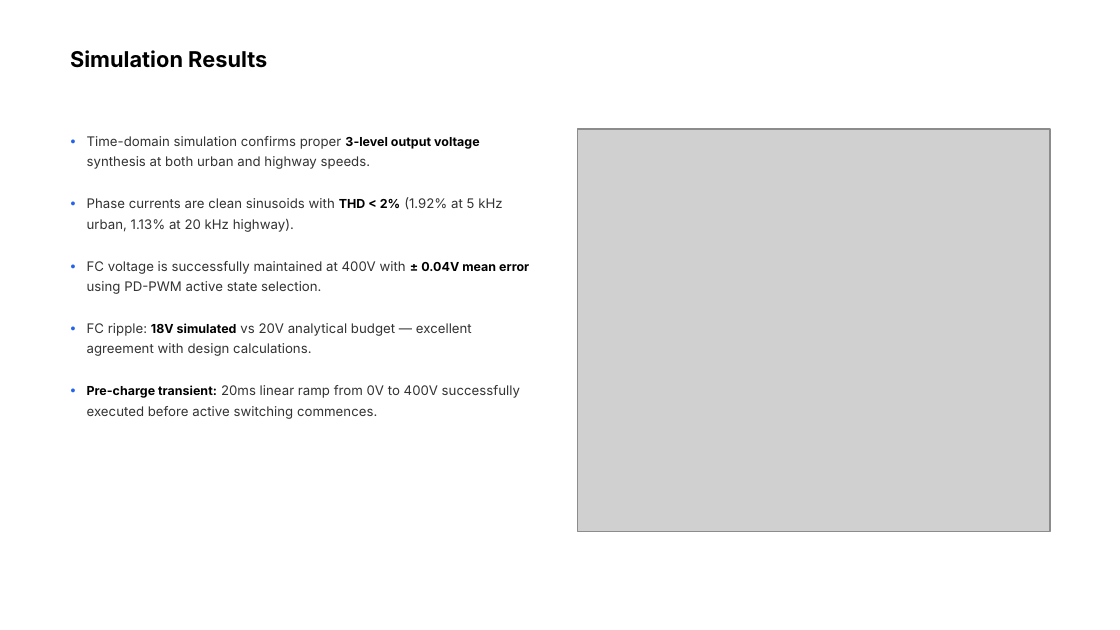
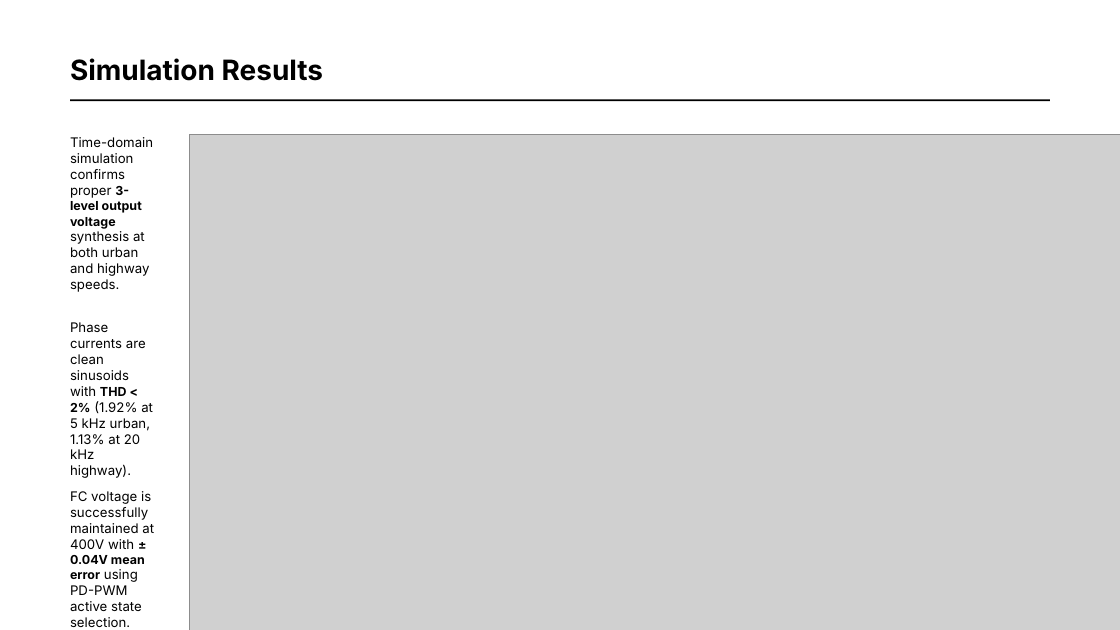
Before and after one commit to HayagreevSMeta/Inverter-Design, a slide deck: slide 12 of FC_Inverter_Presentation.pptx. Drawn at 1120x630 pixels with LibreOffice and Linux fonts; fonts in the diff are those of the drawing; grey boxes stand for pictures; background and template pictures are left out. Boxes give left, top, right and bottom in pixels: in the first picture for what was removed or moved away, otherwise in the second. Text is boxed around its words. In the diff, an @@ line names an element or a change of style, - is before the commit and + after.

Commit message:
Update PPT to latest presentation version with all design reasoning

```diff
--- a/FC_Inverter_Presentation.pptx
+++ b/FC_Inverter_Presentation.pptx
@@ text "Simulation Results": place and size @@
-text "Simulation Results" at (70,50,267,68)
+text "Simulation Results" at (70,58,323,81)
@@ text "Simulation Results" at (70,58,323,81): size 14 to 18 pt; line spacing 1.04 to 1 @@
@@ rectangle added at (69,100,1049,102), fill #000000 @@
@@ text "Time-domain simulation confirms proper 3-level ..." at (70,137,153,292): text colour #333333 to #000000 in "Time-domain simulation confirms proper synthesis at both ..."; line spacing 1.28 to 1 @@
@@ text removed at (69,129,76,151) @@
-•
@@ picture added at (190,134,1120,630) @@
@@ picture removed at (578,129,1051,531) @@
@@ text removed at (69,192,76,214) @@
-•
@@ text removed at (69,253,76,276) @@
-•
@@ text "Phase currents are clean sinusoids ...": place and size @@
-text "Phase currents are clean sinusoids ..." at (87,197,502,232)
+text "Phase currents are clean sinusoids ..." at (70,322,153,478)
@@ text "Phase currents are clean sinusoids ..." at (70,322,153,478): text colour #333333 to #000000; line spacing 1.28 to 1 @@
@@ text removed at (69,316,76,338) @@
-•
@@ text removed at (87,323,472,356) @@
-FC ripple: 18V simulated vs 20V analytical budget — excellent agreement with design calculations.
@@ text removed at (69,379,76,401) @@
-•
@@ text removed at (87,385,520,419) @@
-Pre-charge transient: 20ms linear ramp from 0V to 400V successfully executed before active switching commences.
@@ text "FC voltage is successfully maintained ...": place and size @@
-text "FC voltage is successfully maintained ..." at (87,261,529,294)
+text "FC voltage is successfully maintained ..." at (70,491,154,627)
@@ text "FC voltage is successfully maintained ..." at (70,491,154,627): text colour #333333 to #000000 in "FC voltage is successfully maintained at 400V ..."; line spacing 1.28 to 1 @@
```
Also in this commit, not shown: 12 other slides changed.
